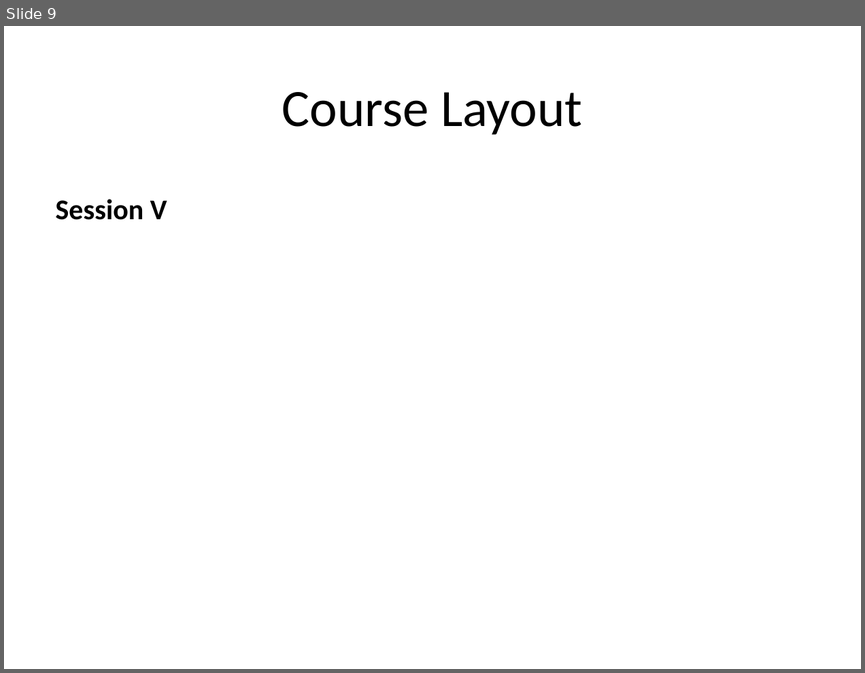
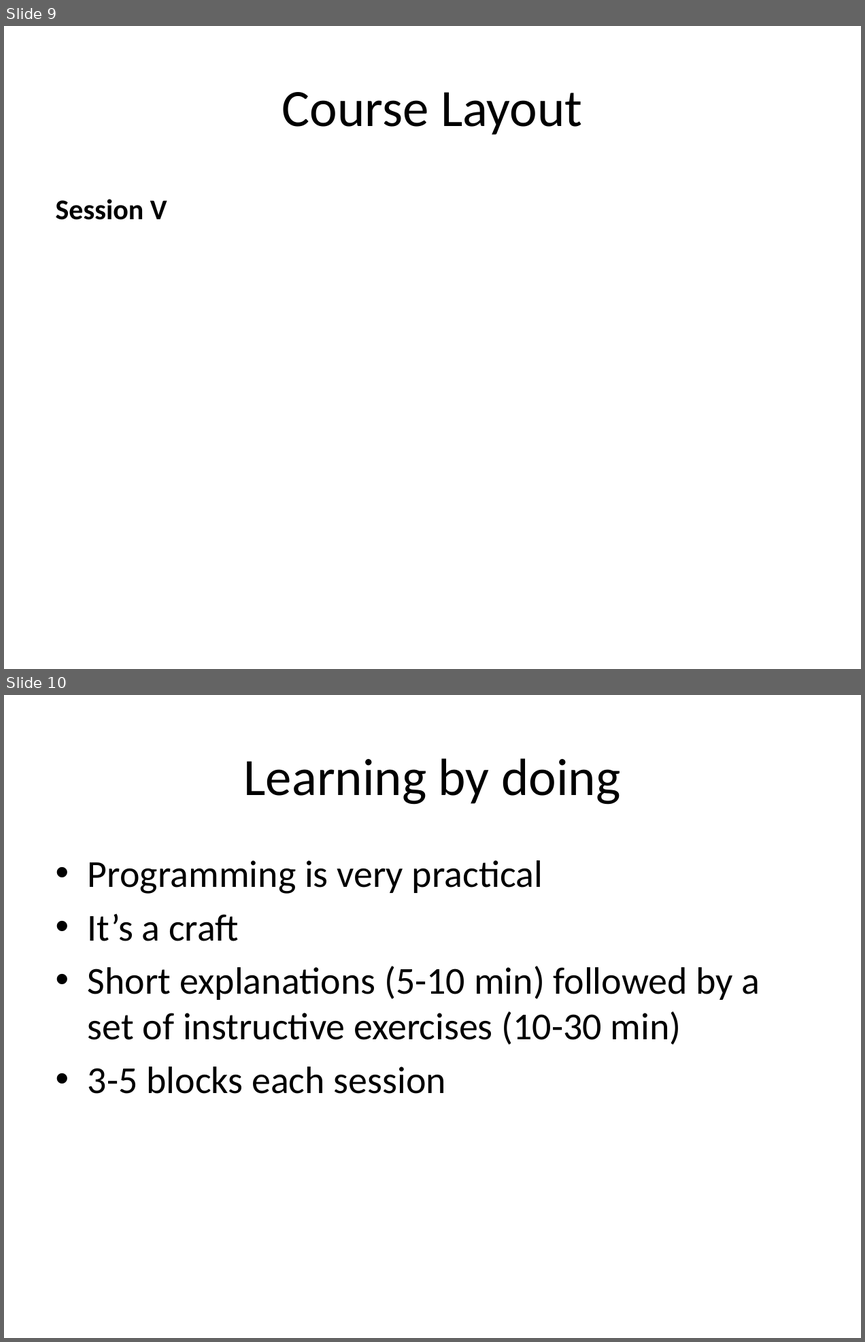
Before and after one commit to GSBS-Bootstrappers/bootstrappers-courses, a slide deck: python1/Python_I/Python I.pptx. Shown one above the other, each under a label of ours: slide 9 before the commit, slides 9 and 10 after it. The pictures are 865x673 and 865x1342 pixels, drawn with LibreOffice and Linux fonts; fonts in the diff are those of the drawing. Boxes give left, top, right and bottom in pixels: in the first picture for what was removed or moved away, otherwise in the second. Text is boxed around its words. In the diff, an @@ line names an element or a change of style, - is before the commit and + after.

```diff
--- a/python1/Python_I/Python I.pptx
+++ b/python1/Python_I/Python I.pptx
@@ slide 10 added at box(4, 695, 861, 1338), background #FFFFFF @@
@@ title added at box(244, 758, 620, 804), 44 pt, text #000000 @@
+Learning by doing
@@ text added at box(88, 860, 760, 1093), 32 pt, text #000000 @@
+• Programming is very practical
+• It’s a craft
+• Short explanations (5-10 min) followed by a set of instructive exercises (10-30 min)
+• 3-5 blocks each session
```
Also in this commit, not shown: 3 slides changed.
